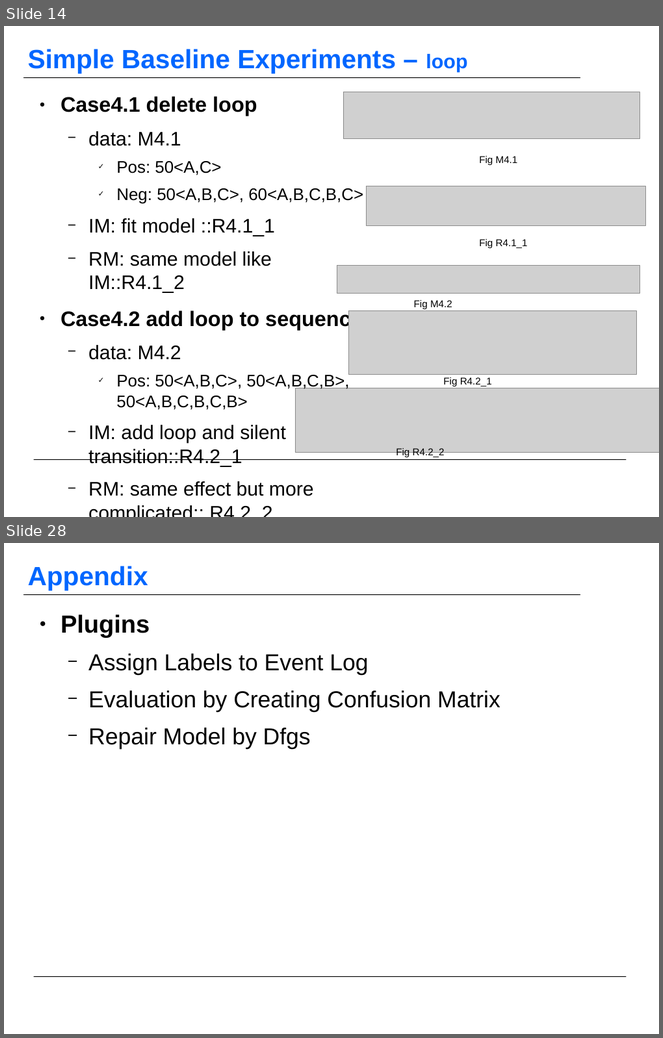
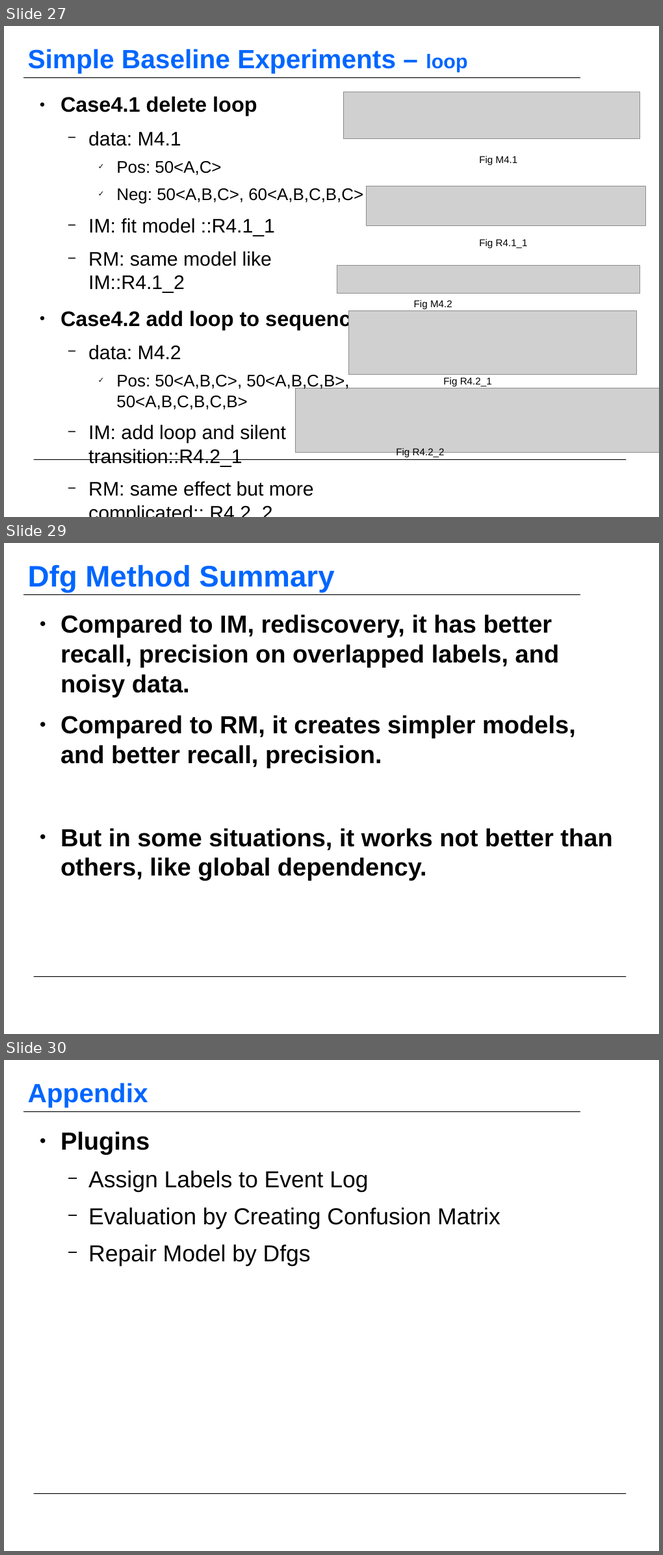
Before and after one commit to KFDing/masterthesis, a slide deck: official_report/MasterThesis_Report_03_Dfg_02.odp. Shown one above the other, each under a label of ours: slides 14 and 28 before the commit, slides 27, 29 and 30 after it; the slides between them are not shown. The pictures are 663x1038 and 663x1555 pixels, drawn with LibreOffice and Linux fonts; fonts in the diff are those of the drawing; grey boxes stand for pictures; background and template pictures are left out. Boxes give left, top, right and bottom in pixels: in the first picture for what was removed or moved away, otherwise in the second. Text is boxed around its words. In the diff, an @@ line names an element or a change of style, - is before the commit and + after.

```diff
--- a/official_report/MasterThesis_Report_03_Dfg_02.odp
+++ b/official_report/MasterThesis_Report_03_Dfg_02.odp
@@ slide 29 added at bbox=[4, 543, 659, 1034], background #FFFFFF; not listed: 2 template elements that a slide beside it also shows @@
@@ title added at bbox=[28, 565, 334, 592], 36 pt, text #0066FF, bold @@
+Dfg Method Summary
@@ text added at bbox=[61, 615, 612, 881], 30 pt, text #000000, bold @@
+● Compared to IM, rediscovery, it has better recall, precision on overlapped labels, and noisy data.
+● Compared to RM, it creates simpler models, and better recall, precision.
+● But in some situations, it works not better than others, like global dependency.
@@ what was slide 14 is now slide 27 @@
@@ what was slide 28 is now slide 30 @@
```
Also in this commit, not shown: 6 slides changed, 3 other slides added, 2 slides removed, 5 other files.
